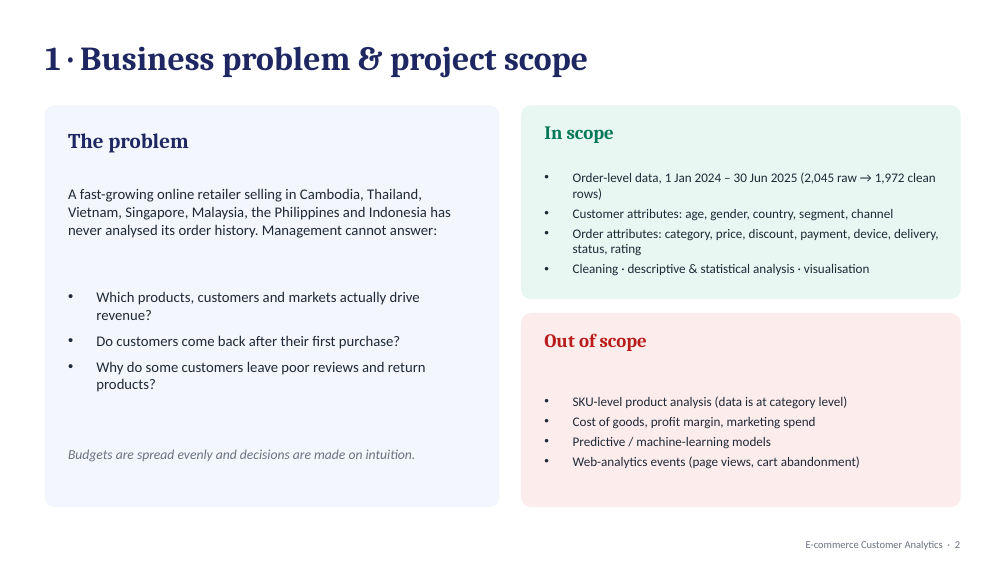
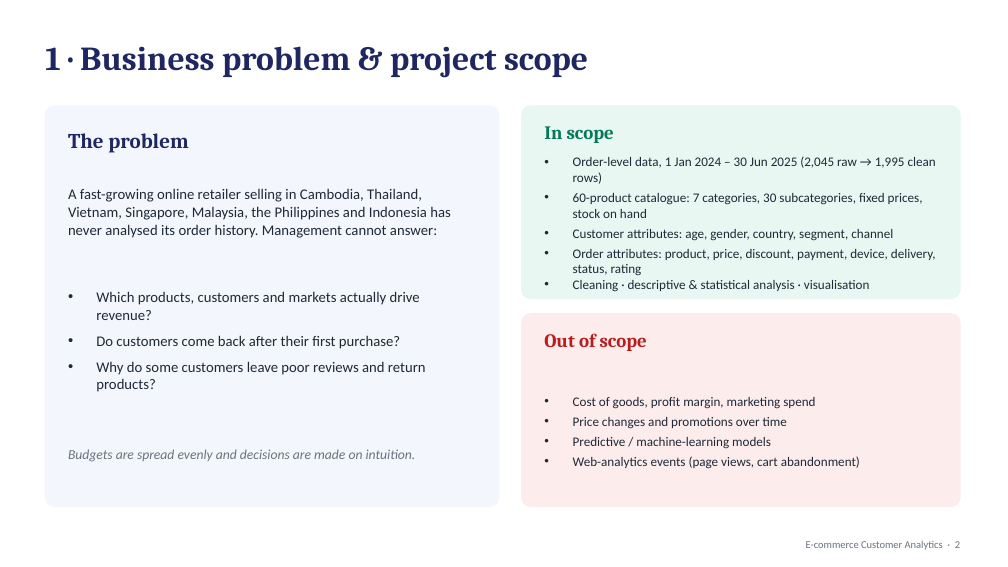
Before and after one commit to hinrithisak-eng/ecommerce-customer-analytics, a slide deck: slide 2 of docs/presentation.pptx. Drawn at 1008x567 pixels with LibreOffice and Linux fonts; fonts in the diff are those of the drawing. Boxes give left, top, right and bottom in pixels: in the first picture for what was removed or moved away, otherwise in the second. Text is boxed around its words. In the diff, an @@ line names an element or a change of style, - is before the commit and + after.

```diff
--- a/docs/presentation.pptx
+++ b/docs/presentation.pptx
@@ text at bbox=[573, 156, 936, 218]: text changed @@
-• Order-level data, 1 Jan 2024 – 30 Jun 2025 (2,045 raw → 1,972 clean rows)
+• Order-level data, 1 Jan 2024 – 30 Jun 2025 (2,045 raw → 1,995 clean rows)
+• 60-product catalogue: 7 categories, 30 subcategories, fixed prices, stock on hand
@@ text at bbox=[573, 249, 936, 276]: text changed @@
-• Order attributes: category, price, discount, payment, device, delivery, status, rating
+• Order attributes: product, price, discount, payment, device, delivery, status, rating
@@ text at bbox=[573, 396, 848, 409]: paragraph removed @@
-• SKU-level product analysis (data is at category level)
@@ text at bbox=[573, 417, 787, 429]: paragraph added @@
+• Price changes and promotions over time
```
Also in this commit, not shown: 14 other slides changed, 1 slide added, 38 other files.
